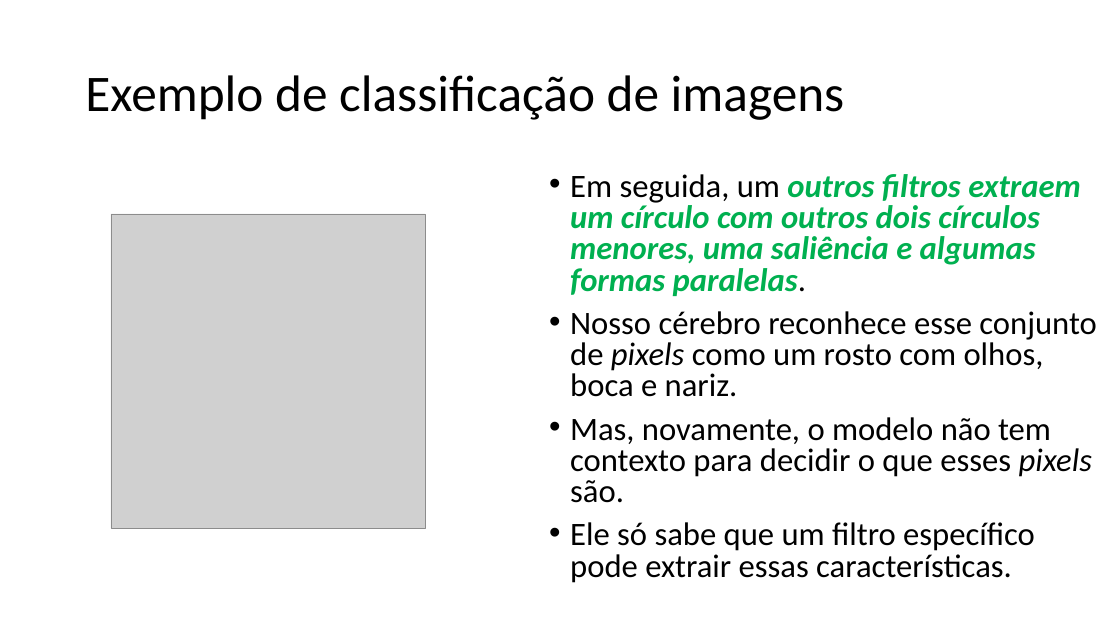
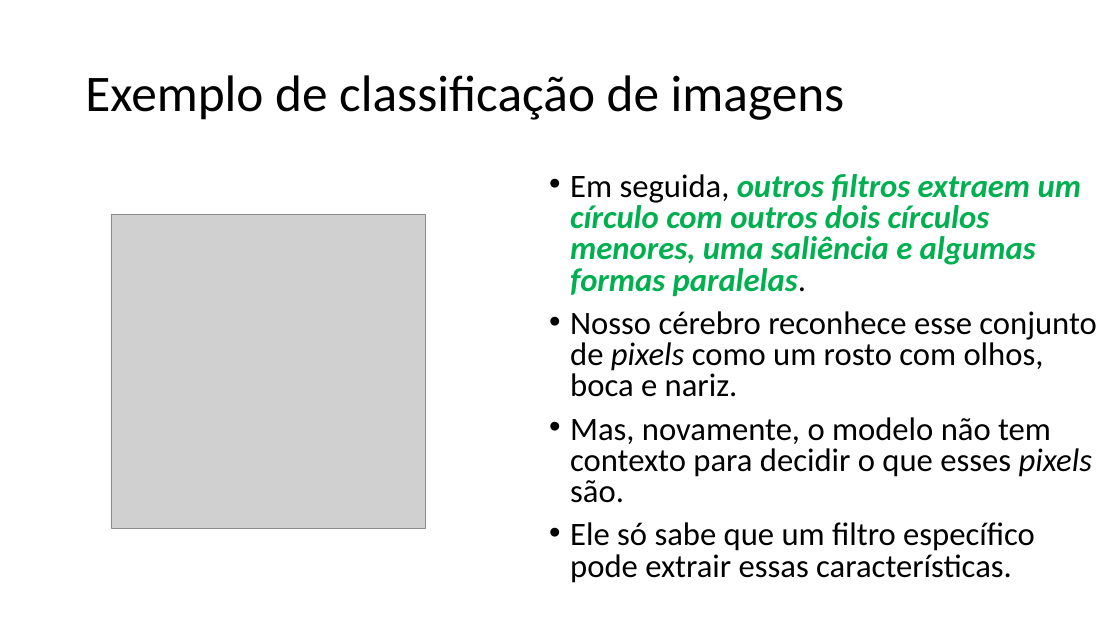
Before and after one commit to zz4fap/tp557-iot-ml, a slide deck: slide 52 of slides/TP557_12_Introduzindo_convoluções.pptx (slide 51 before the commit). Drawn at 1120x630 pixels with LibreOffice and Linux fonts; fonts in the diff are those of the drawing; grey boxes stand for pictures. Boxes give left, top, right and bottom in pixels: in the first picture for what was removed or moved away, otherwise in the second. Text is boxed around its words. In the diff, an @@ line names an element or a change of style, - is before the commit and + after.

```diff
--- a/slides/TP557_12_Introduzindo_convoluções.pptx
+++ b/slides/TP557_12_Introduzindo_convoluções.pptx
@@ text at (x1=570, y1=174, x2=1081, y2=296): text changed @@
-• Em seguida, um outros filtros extraem um círculo com outros dois círculos menores, uma saliência e algumas formas paralelas.
+• Em seguida, outros filtros extraem um círculo com outros dois círculos menores, uma saliência e algumas formas paralelas.
```
Also in this commit, not shown: 7 other slides changed, 1 slide added, 1 other file.
